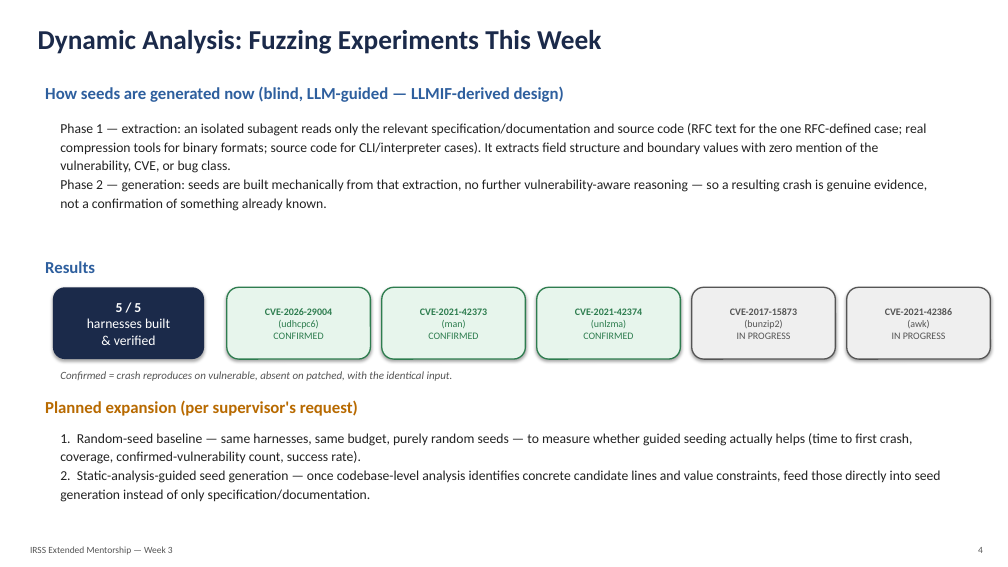
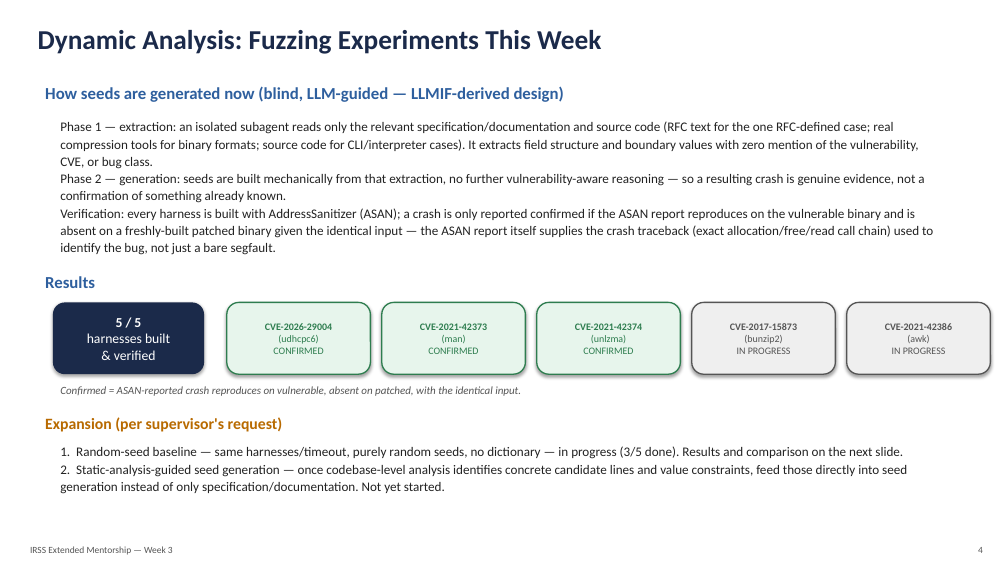
Before and after one commit to valentinaRossi10/OneMonthExtension, a slide deck: slide 4 of presentations/W3_progress.pptx. Drawn at 1008x567 pixels with LibreOffice and Linux fonts; fonts in the diff are those of the drawing. Boxes give left, top, right and bottom in pixels: in the first picture for what was removed or moved away, otherwise in the second. Text is boxed around its words. In the diff, an @@ line names an element or a change of style, - is before the commit and + after.

```diff
--- a/presentations/W3_progress.pptx
+++ b/presentations/W3_progress.pptx
@@ text at [60, 121, 924, 203]: size 13 to 12.5 pt in "Phase 1 — extraction: an isolated subagent ...", "Phase 2 — generation: seeds are built ..."; line spacing 1.15 to 1.1 @@
@@ text at [60, 208, 933, 252]: paragraph added @@
+Verification: every harness is built with AddressSanitizer (ASAN); a crash is only reported confirmed if the ASAN report reproduces on the vulnerable binary and is absent on a freshly-built patched binary given the identical input — the ASAN report itself supplies the crash traceback (exact allocation/free/read call chain) used to identify the bug, not just a bare segfault.
@@ 6 rounded rectangles, 1 text: place and size @@
-6 rounded rectangles, 1 text at [45, 261, 991, 359]
+6 rounded rectangles, 1 text at [45, 276, 991, 374]
@@ text at [60, 386, 521, 396]: text changed @@
-Confirmed = crash reproduces on vulnerable, absent on patched, with the identical input.
+Confirmed = ASAN-reported crash reproduces on vulnerable, absent on patched, with the identical input.
@@ text at [45, 417, 283, 432]: text changed; size 16 to 15 pt @@
-Planned expansion (per supervisor's request)
+Expansion (per supervisor's request)
@@ text at [60, 446, 907, 494]: text changed; size 13 to 12.5 pt @@
-1. Random-seed baseline — same harnesses, same budget, purely random seeds — to measure whether guided seeding actually helps (time to first crash, coverage, confirmed-vulnerability count, success rate).
-2. Static-analysis-guided seed generation — once codebase-level analysis identifies concrete candidate lines and value constraints, feed those directly into seed generation instead of only specification/documentation.
+1. Random-seed baseline — same harnesses/timeout, purely random seeds, no dictionary — in progress (3/5 done). Results and comparison on the next slide.
+2. Static-analysis-guided seed generation — once codebase-level analysis identifies concrete candidate lines and value constraints, feed those directly into seed generation instead of only specification/documentation. Not yet started.
```
Also in this commit, not shown: 3 other slides changed, 1 slide added, 25 other files.
